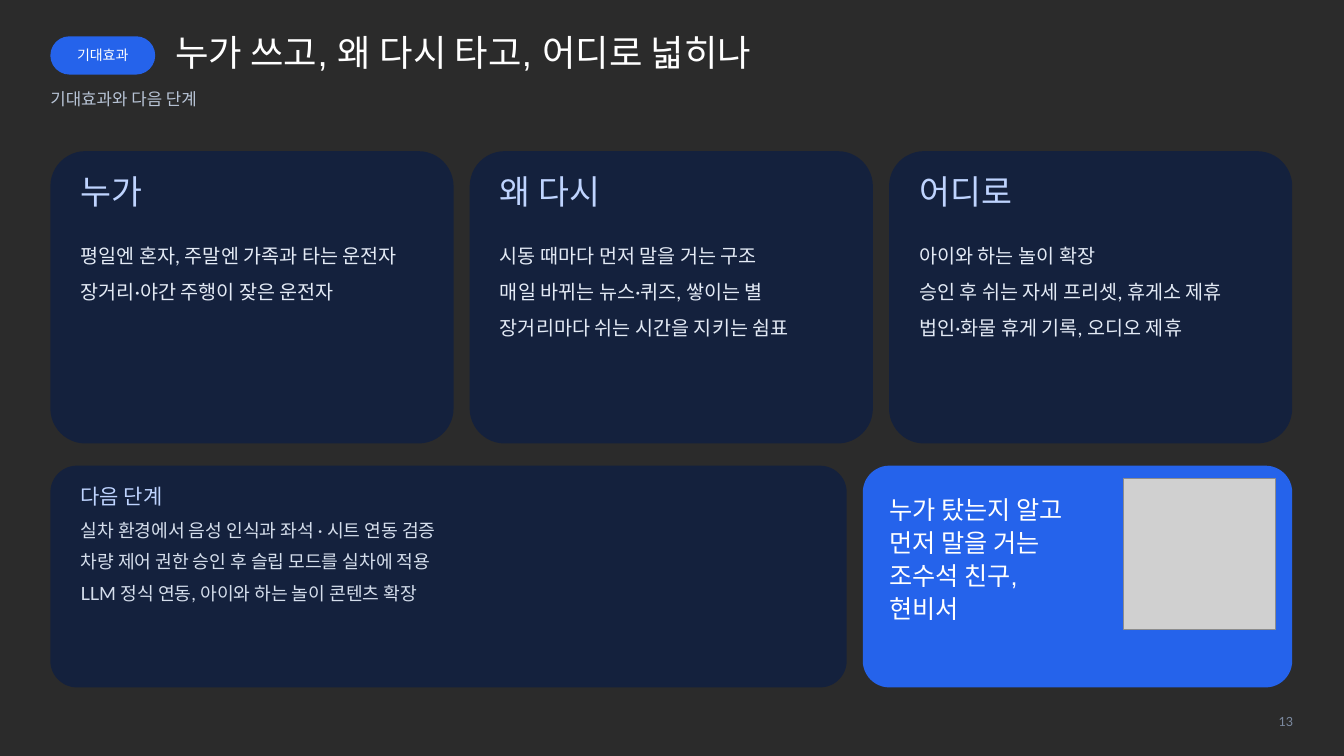
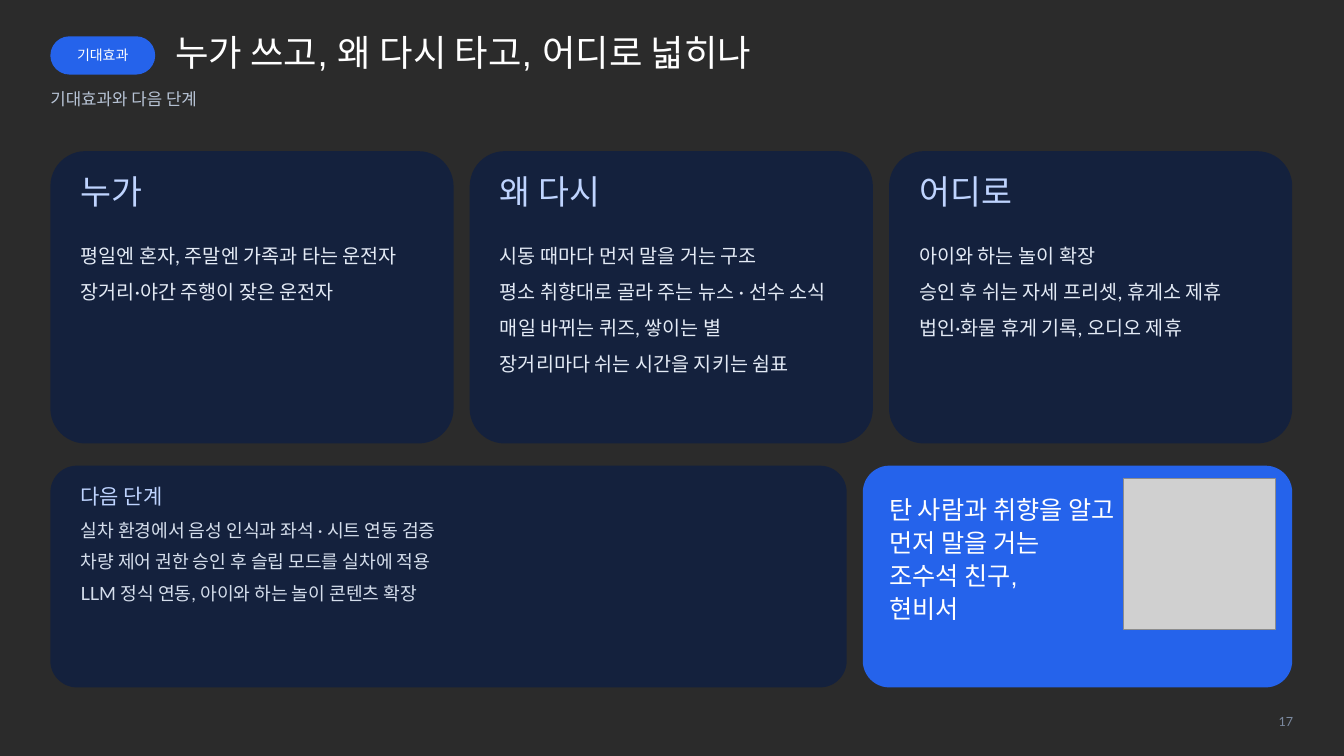
Before and after one commit to somanghao/hyunbiseo, a slide deck: slide 17 of docs/submission/현비서_소개자료.pptx (slide 13 before the commit). Drawn at 1344x756 pixels with LibreOffice and Linux fonts; fonts in the diff are those of the drawing; grey boxes stand for pictures; background and template pictures are left out; a plain dark background stands for a picture behind light text. Boxes give left, top, right and bottom in pixels: in the first picture for what was removed or moved away, otherwise in the second. Text is boxed around its words. In the diff, an @@ line names an element or a change of style, - is before the commit and + after.

```diff
--- a/docs/submission/현비서_소개자료.pptx
+++ b/docs/submission/현비서_소개자료.pptx
@@ text at (500,282,826,338): text changed @@
-매일 바뀌는 뉴스·퀴즈, 쌓이는 별
+평소 취향대로 골라 주는 뉴스 · 선수 소식
+매일 바뀌는 퀴즈, 쌓이는 별
@@ text at (889,498,1114,521): text changed @@
-누가 탔는지 알고
+탄 사람과 취향을 알고
@@ text at (1279,717,1294,726): text changed @@
-13
+17
```
Also in this commit, not shown: 11 other slides changed, 4 slides added, 20 other files.
